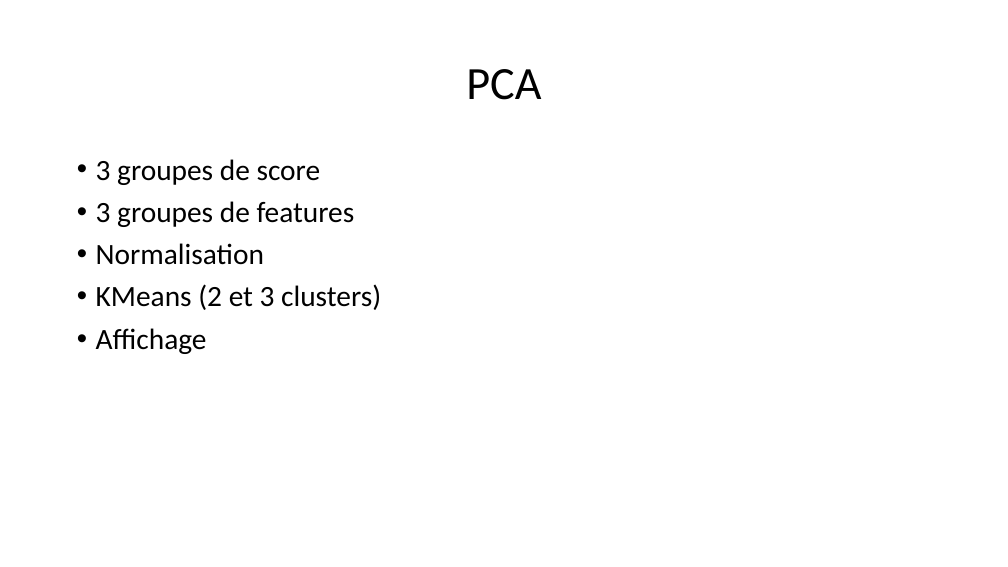
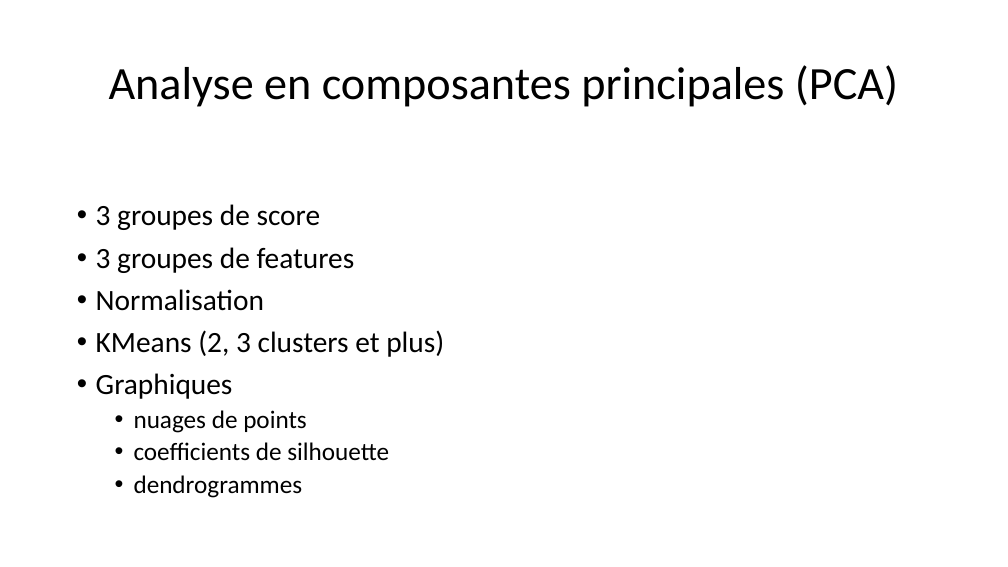
Before and after one commit to morganscao/Projet3, a slide deck: slide 9 of Rapport/Moteur de recommandations de films.pptx. Drawn at 1008x567 pixels with LibreOffice and Linux fonts; fonts in the diff are those of the drawing. Boxes give left, top, right and bottom in pixels: in the first picture for what was removed or moved away, otherwise in the second. Text is boxed around its words. In the diff, an @@ line names an element or a change of style, - is before the commit and + after.

```diff
--- a/Rapport/Moteur de recommandations de films.pptx
+++ b/Rapport/Moteur de recommandations de films.pptx
@@ title at [109, 65, 898, 107]: text changed @@
-PCA
+Analyse en composantes principales (PCA)
@@ text at [96, 330, 444, 498]: text changed; size 28 to 24 pt @@
-• KMeans (2 et 3 clusters)
-• Affichage
+• KMeans (2, 3 clusters et plus)
+• Graphiques
+  • nuages de points
+  • coefficients de silhouette
+  • dendrogrammes
```
Also in this commit, not shown: 9 other slides changed, 2 slides added, 5 slides removed.
